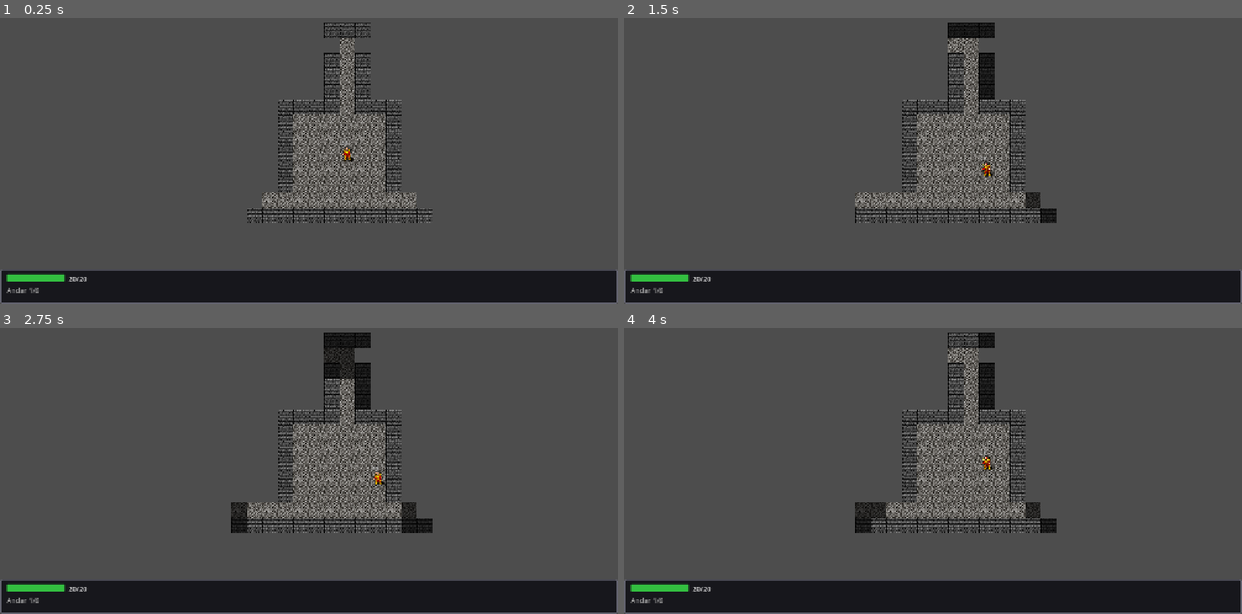
Above: before the commit, frames 1-4 (two rows, left to right).
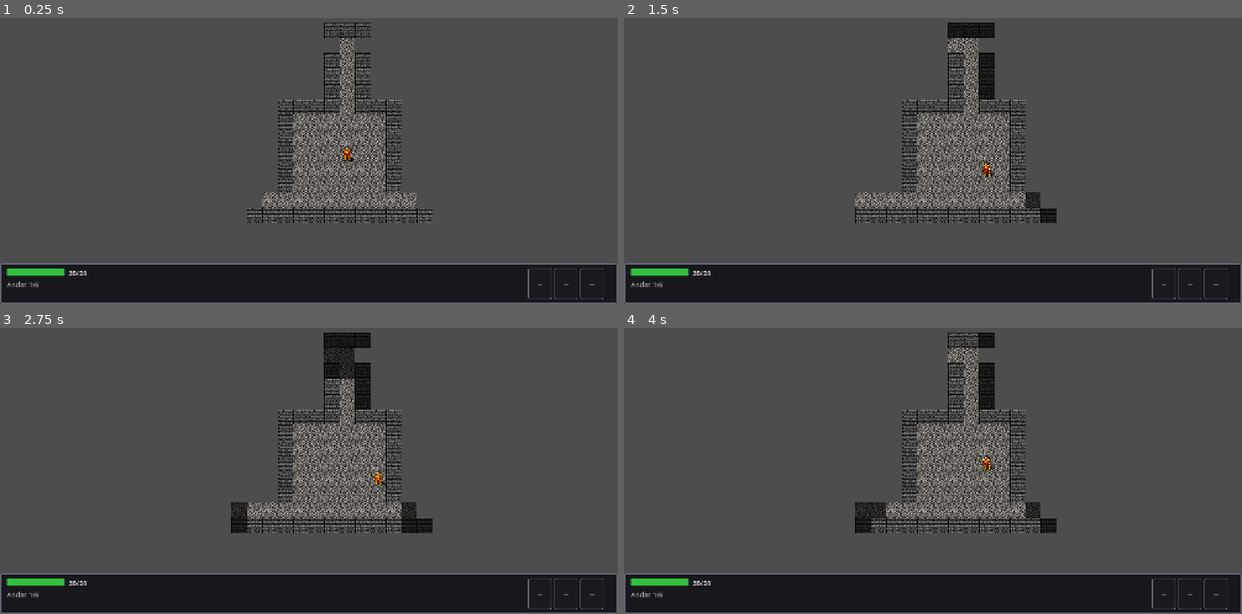
Above: after the commit, the same moments.

Repository: NicolasDeNigris91/Public_Roguelike
Game: Godot game, scene res://scenes/main.tscn
Same seed, same stepped clock (60 frames per second), same inputs: the game is played once before the commit and once after it.
Inputs:
- Up to frame 1 (0.25 s): no input
- Up to frame 2 (1.5 s): tap Enter at 0.5 s; hold Right 0.53-1.28 s; tap R at 0.6 s; hold Down from 1.28 s (still down); tap 1 at 1.35 s
- Up to frame 3 (2.75 s): tap Space at 2 s; release Down at 2.03 s; hold Right from 2.03 s (still down); tap 8 at 2.1 s
- Up to frame 4 (4 s): tap Enter at 2.75 s; release Right at 2.78 s; hold Up 2.78-3.53 s; tap R at 2.85 s; tap Space at 3.5 s; hold Left from 3.53 s (still down); tap 1 at 3.6 s

The runs differ from the first frame. In frame 1, 3.3% of the frame differs, in the area x 0-100%, y 85-99%; in frame 2, 3.3%; in frame 3, 3.3%; in frame 4, 3.3%.

Commit message:
feat: Hotbar equipped region (weapon/armor/ring slots with stat bonuses)

Diff:
--- a/scripts/hotbar.gd
+++ b/scripts/hotbar.gd
@@ -12,12 +12,22 @@
 const HP_COLOR_MID := Color(0.85, 0.75, 0.15, 1)
 const HP_COLOR_HIGH := Color(0.20, 0.75, 0.25, 1)
 
+const EQUIPPED_SLOT_SIZE := Vector2(48, 64)
+const SLOT_ICON_SIZE: int = 32
+const SLOT_BG_FILLED := Color(0.14, 0.14, 0.17, 0.95)
+const SLOT_BG_EMPTY := Color(0.10, 0.10, 0.12, 0.95)
+const SLOT_BORDER := Color(0.4, 0.4, 0.45, 1)
+
 var player: Player
 var current_floor: int = 1
 
 var _hp_bar: ProgressBar
 var _hp_label: Label
 var _floor_label: Label
+
+var _weapon_slot: Dictionary
+var _armor_slot: Dictionary
+var _ring_slot: Dictionary
 
 @onready var status_container: HBoxContainer = $PanelContainer/MarginContainer/HBoxContainer/StatusContainer
 @onready var equipped_container: HBoxContainer = $PanelContainer/MarginContainer/HBoxContainer/EquippedContainer
@@ -26,6 +36,7 @@
 func _ready() -> void:
 	layer = 5
 	_build_status()
+	_build_equipped()
 
 func _build_status() -> void:
 	var vbox := VBoxContainer.new()
@@ -81,9 +92,89 @@
 	fill_style.corner_radius_bottom_left = 2
 	_hp_bar.add_theme_stylebox_override("fill", fill_style)
 
+func _build_equipped_slot() -> Dictionary:
+	var panel := PanelContainer.new()
+	panel.custom_minimum_size = EQUIPPED_SLOT_SIZE
+
+	var vbox := VBoxContainer.new()
+	vbox.alignment = BoxContainer.ALIGNMENT_CENTER
+	vbox.add_theme_constant_override("separation", 2)
+	panel.add_child(vbox)
+
+	var icon := TextureRect.new()
+	icon.custom_minimum_size = Vector2(SLOT_ICON_SIZE, SLOT_ICON_SIZE)
+	icon.expand_mode = TextureRect.EXPAND_FIT_HEIGHT_PROPORTIONAL
+	icon.stretch_mode = TextureRect.STRETCH_KEEP_ASPECT_CENTERED
+	icon.size_flags_horizontal = Control.SIZE_SHRINK_CENTER
+	vbox.add_child(icon)
+
+	var label := Label.new()
+	label.text = "—"
+	label.horizontal_alignment = HORIZONTAL_ALIGNMENT_CENTER
+	label.add_theme_font_size_override("font_size", 10)
+	label.add_theme_color_override("font_color", Color(0.85, 0.85, 0.85, 1))
+	vbox.add_child(label)
+
+	equipped_container.add_child(panel)
+
+	return {"panel": panel, "icon": icon, "label": label}
+
+func _build_equipped() -> void:
+	_weapon_slot = _build_equipped_slot()
+	_armor_slot = _build_equipped_slot()
+	_ring_slot = _build_equipped_slot()
+
+func _refresh_equipped() -> void:
+	if player == null:
+		return
+	var inv := player.inventory
+	_set_equipped_slot(_weapon_slot, inv.weapon, "ATK")
+	_set_equipped_slot(_armor_slot, inv.armor, "DEF")
+	_set_equipped_slot(_ring_slot, inv.ring, "HP")
+
+func _set_equipped_slot(slot: Dictionary, item: Item, stat_name: String) -> void:
+	var panel: PanelContainer = slot["panel"]
+	var icon: TextureRect = slot["icon"]
+	var label: Label = slot["label"]
+
+	var stylebox := StyleBoxFlat.new()
+	stylebox.border_width_left = 1
+	stylebox.border_width_top = 1
+	stylebox.border_width_right = 1
+	stylebox.border_width_bottom = 1
+	stylebox.border_color = SLOT_BORDER
+	stylebox.corner_radius_top_left = 3
+	stylebox.corner_radius_top_right = 3
+	stylebox.corner_radius_bottom_right = 3
+	stylebox.corner_radius_bottom_left = 3
+	stylebox.content_margin_left = 4
+	stylebox.content_margin_top = 4
+	stylebox.content_margin_right = 4
+	stylebox.content_margin_bottom = 4
+
+	if item == null:
+		stylebox.bg_color = SLOT_BG_EMPTY
+		icon.visible = false
+		label.text = "—"
+	else:
+		stylebox.bg_color = SLOT_BG_FILLED
+		icon.visible = true
+		icon.texture = item.texture
+		var bonus: int = 0
+		if item is Weapon:
+			bonus = (item as Weapon).atk_bonus
+		elif item is Armor:
+			bonus = (item as Armor).def_bonus
+		elif item is Ring:
+			bonus = (item as Ring).max_hp_bonus
+		label.text = "+%d %s" % [bonus, stat_name]
+
+	panel.add_theme_stylebox_override("panel", stylebox)
+
 func refresh() -> void:
 	_refresh_status()
-	# _refresh_equipped and _refresh_bag added in Tasks 4-5.
+	_refresh_equipped()
+	# _refresh_bag added in Task 5.
 
 func use_consumable_slot(idx: int) -> void:
 	if player == null:
